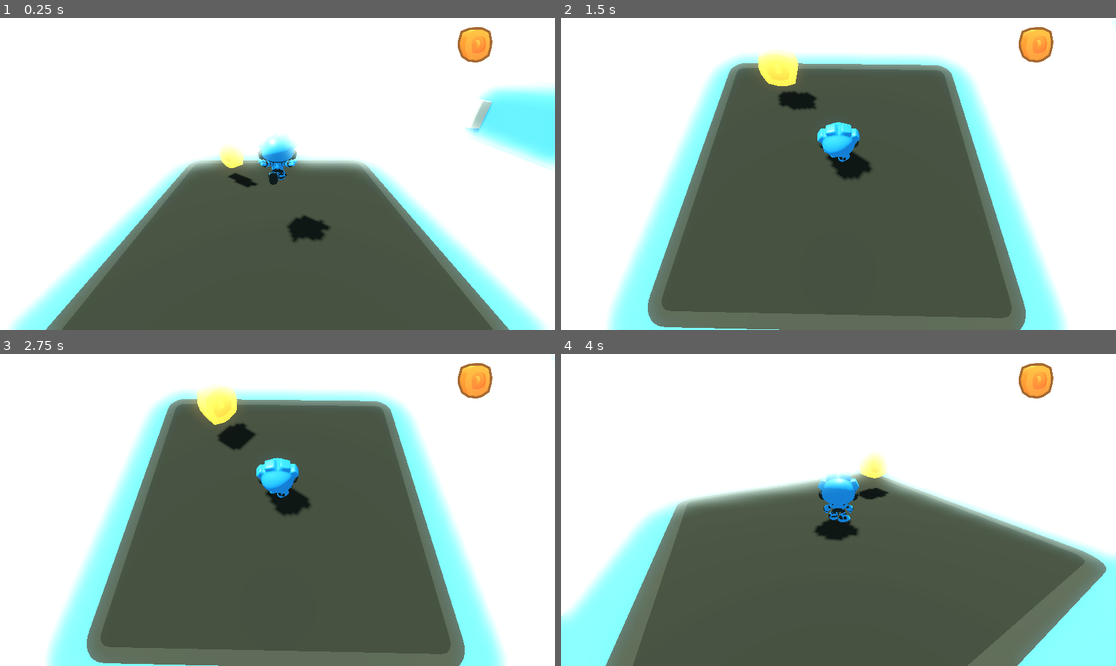
Above: before the commit, frames 1-4 (two rows, left to right).
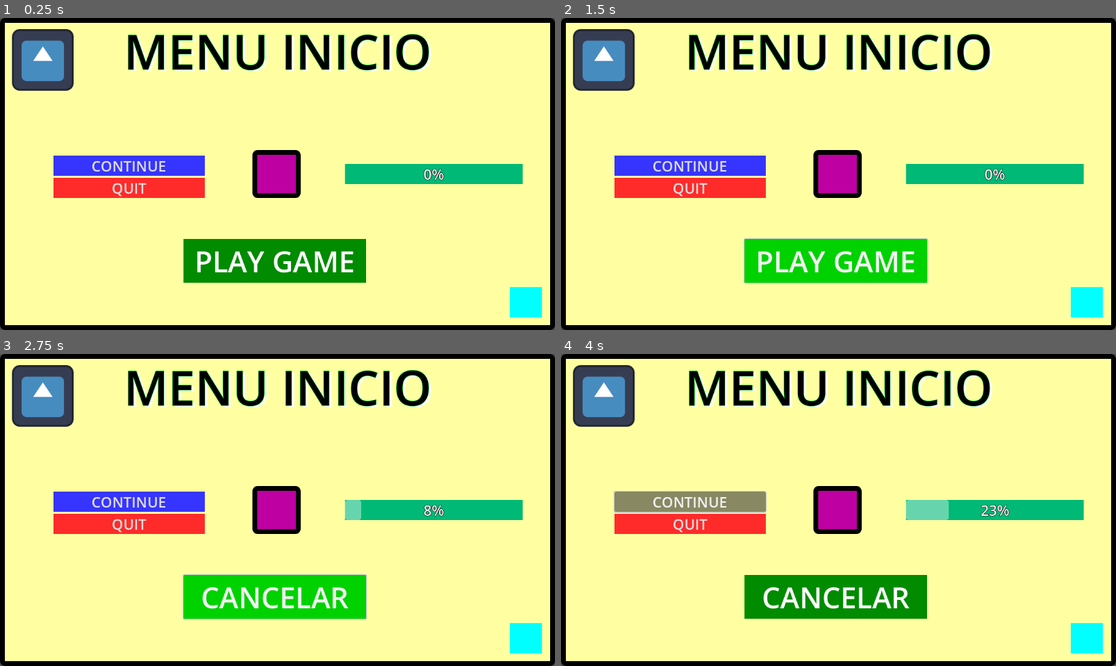
Above: after the commit, the same moments.

Repository: Albe200/EngineMakerRepo
Game: Godot game, scene res://Scenes/MenuInicio.tscn
Two runs of this game, one before a commit and one after it. Both use one fixed random seed, a clock stepped at 60 frames per second and the inputs below. Before the commit the project starts from res://Scenes/Escena3D.tscn. The engine's default icon, where the game draws it, is replaced by a stand-in: a white triangle on a blue panel in a dark square.
Inputs (mouse positions are in pixels of both pictures, inside the frame that each line leads up to):
- Up to frame 1 (0.25 s): no input
- Up to frame 2 (1.5 s): click (838, 261) at 0.5 s, where only the run after the commit has a clickable "PLAY GAME"; click (838, 261) at 1.25 s, where only the run after the commit has a clickable "CANCELAR"
- Up to frame 3 (2.75 s): click (277, 597) at 2 s, where only the run after the commit has a clickable "PLAY GAME"
- Up to frame 4 (4 s): click (688, 500) at 2.75 s, where only the run after the commit has a clickable "CONTINUE"; click (688, 500) at 3.5 s, where only the run after the commit has a clickable "CONTINUE"

The runs differ from the first frame. In frame 1, 99% of the frame differs, in the area x 0-100%, y 0-100%; in frame 2, 99%; in frame 3, 99%; in frame 4, 99%.

Commit message:
Estableciendo a MenuInicio como escena principal que permita al usuario iniciar el videojuego, simulacion de carga y ajustando boton de inicio.

Diff:
--- a/Scenes/EscenaUI.tscn
+++ b/Scenes/MenuInicio.tscn
@@ -1,6 +1,8 @@
-[gd_scene load_steps=7 format=3 uid="uid://bus3s4wsvjjny"]
+[gd_scene load_steps=12 format=3 uid="uid://ci238mw3qse4e"]
 
+[ext_resource type="Script" uid="uid://b3074e0ybo2a8" path="res://Scenes/menuOpciones.gd" id="1_l5kx3"]
 [ext_resource type="Texture2D" uid="uid://bdrurjyk1irwk" path="res://icon.svg" id="1_xjtda"]
+[ext_resource type="PackedScene" uid="uid://dsj4c42qmgowu" path="res://Scenes/Escena3D.tscn" id="2_haodl"]
 
 [sub_resource type="StyleBoxFlat" id="StyleBoxFlat_x086x"]
 bg_color = Color(1, 1, 0.63529414, 1)
@@ -35,13 +37,24 @@
 [sub_resource type="StyleBoxFlat" id="StyleBoxFlat_r8uy8"]
 bg_color = Color(1, 0.16862746, 0.16470589, 1)
 
-[node name="Control" type="Control"]
+[sub_resource type="StyleBoxFlat" id="StyleBoxFlat_rmkba"]
+bg_color = Color(0, 0.54509807, 0, 1)
+
+[sub_resource type="StyleBoxFlat" id="StyleBoxFlat_frnrh"]
+bg_color = Color(0, 0.39215687, 0, 1)
+
+[sub_resource type="StyleBoxFlat" id="StyleBoxFlat_34fxn"]
+bg_color = Color(0, 0.8235294, 0, 1)
+
+[node name="MenuInicio" type="Control"]
 layout_mode = 3
 anchors_preset = 15
 anchor_right = 1.0
 anchor_bottom = 1.0
 grow_horizontal = 2
 grow_vertical = 2
+script = ExtResource("1_l5kx3")
+game_scene = ExtResource("2_haodl")
 
 [node name="Panel" type="Panel" parent="."]
 layout_mode = 1
@@ -94,27 +107,6 @@
 theme_override_font_sizes/font_size = 100
 text = "MENU INICIO"
 
-[node name="Label2" type="Label" parent="."]
-layout_mode = 1
-anchors_preset = 7
-anchor_left = 0.5
-anchor_top = 1.0
-anchor_right = 0.5
-anchor_bottom = 1.0
-offset_left = -281.5
-offset_top = -137.0
-offset_right = 281.5
-grow_horizontal = 2
-grow_vertical = 0
-theme_override_colors/font_color = Color(1, 1, 1, 1)
-theme_override_colors/font_shadow_color = Color(0, 0, 0, 1)
-theme_override_colors/font_outline_color = Color(0, 1, 0, 1)
-theme_override_constants/shadow_offset_x = 5
-theme_override_constants/shadow_offset_y = 3
-theme_override_constants/outline_size = 3
-theme_override_font_sizes/font_size = 100
-text = "PLAY GAME"
-
 [node name="ProgressBar" type="ProgressBar" parent="."]
 layout_mode = 1
 anchors_preset = 6
@@ -132,7 +124,6 @@
 theme_override_constants/outline_size = 3
 theme_override_font_sizes/font_size = 30
 theme_override_styles/background = SubResource("StyleBoxFlat_4rhnl")
-value = 37.0
 
 [node name="ColorRect" type="ColorRect" parent="."]
 layout_mode = 1
@@ -171,3 +162,16 @@
 theme_override_font_sizes/font_size = 30
 theme_override_styles/normal = SubResource("StyleBoxFlat_r8uy8")
 text = "QUIT"
+
+[node name="Button" type="Button" parent="."]
+layout_mode = 0
+offset_left = 381.0
+offset_top = 459.0
+offset_right = 760.0
+offset_bottom = 550.0
+theme_override_colors/font_color = Color(1, 1, 1, 1)
+theme_override_font_sizes/font_size = 60
+theme_override_styles/normal = SubResource("StyleBoxFlat_rmkba")
+theme_override_styles/pressed = SubResource("StyleBoxFlat_frnrh")
+theme_override_styles/hover = SubResource("StyleBoxFlat_34fxn")
+text = "PLAY GAME"
--- /dev/null
+++ b/Scenes/menuOpciones.gd
@@ -0,0 +1,38 @@
+extends Control
+
+@onready var bar := $ProgressBar
+@onready var play := $Button
+@export var game_scene:PackedScene   # aparecerá en el Inspector
+
+var filling := false
+var elapsed_time := 0.0
+const elapsed_time_max := 10.0
+
+func _ready():
+	bar.max_value = 100
+	bar.value = 0
+	play.pressed.connect(_on_play_pressed)   # conexión correcta
+
+func _on_play_pressed():
+	if not filling:
+		filling = true
+	else:
+		filling = false
+	#play.disabled = true    #Para evitar el doble click
+
+func _process(_delta):
+	if filling:
+		play.text = "CANCELAR"
+		if bar.value < 100:
+			if (bar.value == 25.0 or bar.value == 50.0 or bar.value == 75.0) and elapsed_time < elapsed_time_max:
+				elapsed_time += 0.05
+			else:
+				bar.value += 0.2 + elapsed_time
+				elapsed_time = 0.0
+		else:
+			filling = false
+			print("Cambiando a juego...")
+			get_tree().change_scene_to_packed(game_scene)    # Cambio de escena clásico (Godot 4)
+	else:
+		play.text = "PLAY GAME"
+		bar.value = 0
--- a/project.godot
+++ b/project.godot
@@ -11,7 +11,7 @@
 [application]
 
 config/name="EngineMaker"
-run/main_scene="uid://dsj4c42qmgowu"
+run/main_scene="uid://ci238mw3qse4e"
 config/features=PackedStringArray("4.5", "Forward Plus")
 config/icon="res://icon.svg"
 
Not shown, added: Scenes/menuOpciones.gd.uid
